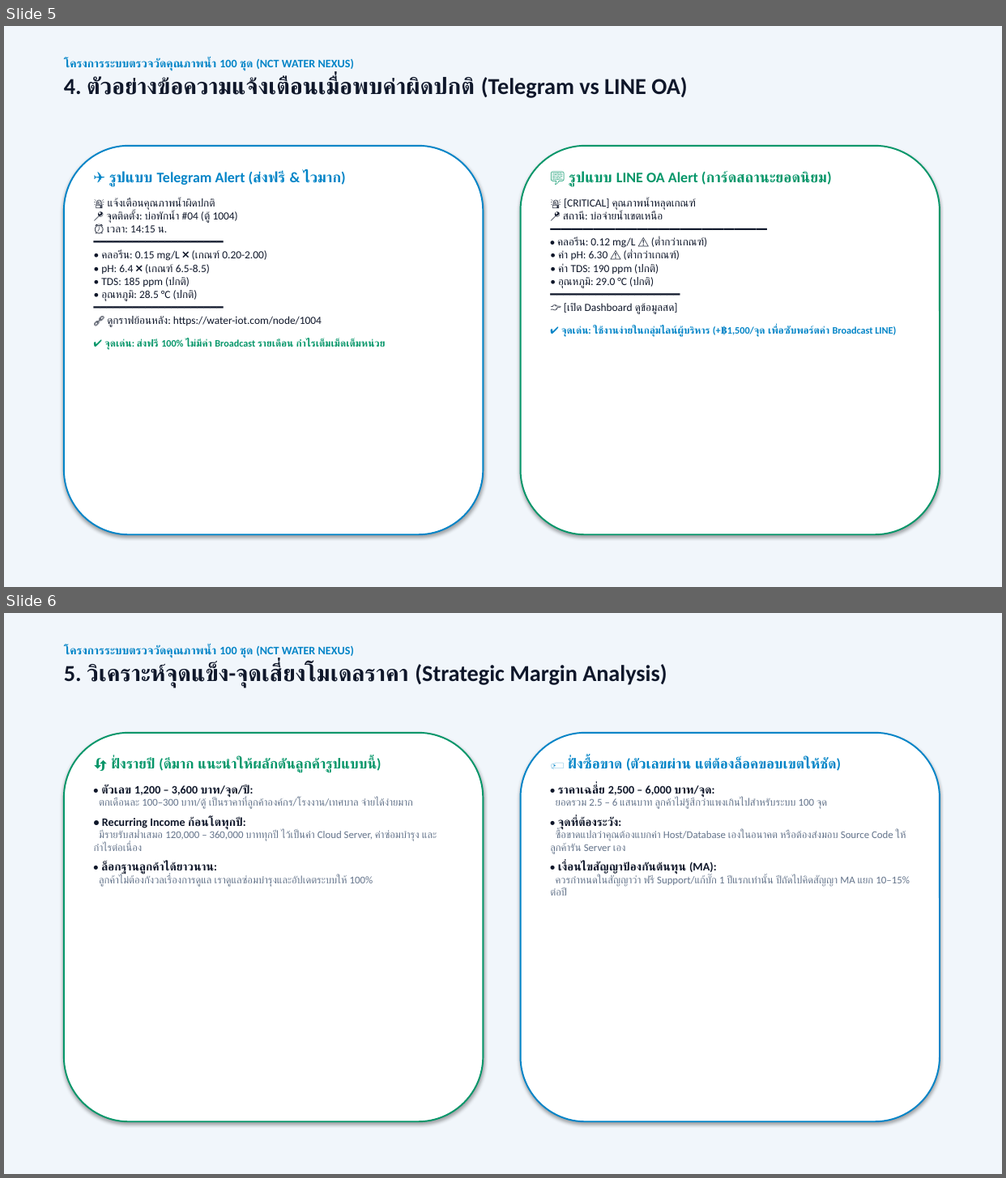
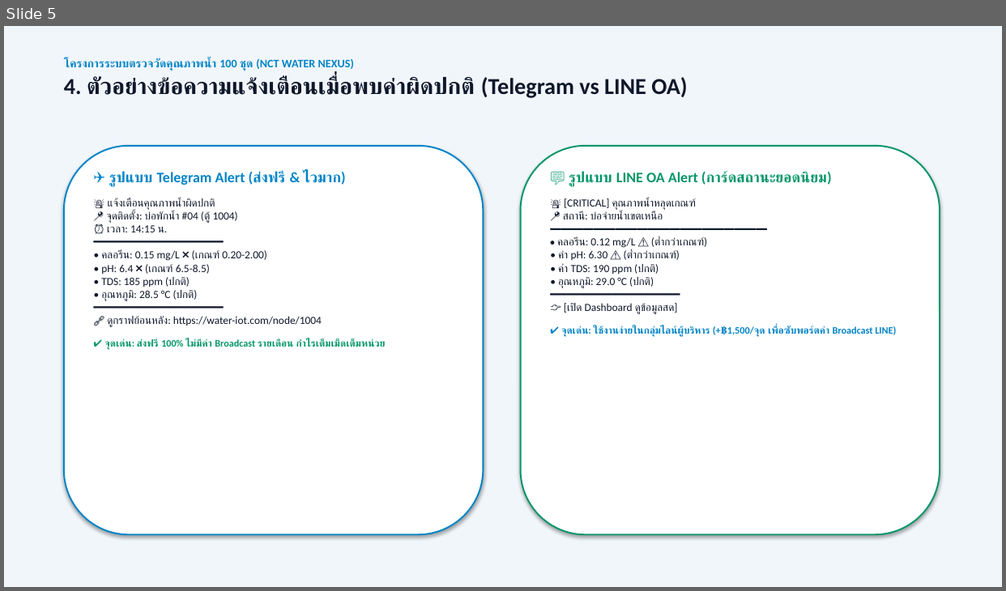
Before and after one commit to WoobWarb/nct-water-nexus, a slide deck: NCT_Water_Nexus_Report_and_Pricing.pptx. Shown one above the other, each under a label of ours: slides 5 and 6 before the commit, slide 5 after it. The pictures are 1006x1178 and 1006x591 pixels, drawn with LibreOffice and Linux fonts; fonts in the diff are those of the drawing. Boxes give left, top, right and bottom in pixels: in the first picture for what was removed or moved away, otherwise in the second. Text is boxed around its words. In the diff, an @@ line names an element or a change of style, - is before the commit and + after.

```diff
--- a/NCT_Water_Nexus_Report_and_Pricing.pptx
+++ b/NCT_Water_Nexus_Report_and_Pricing.pptx
@@ slide 6 removed at box(4, 613, 1002, 1174), background #F1F6FB @@
@@ text removed at box(64, 645, 667, 688) @@
-โครงการระบบตรวจวัดคุณภาพน้ำ 100 ชุด (NCT WATER NEXUS)
-5. วิเคราะห์จุดแข็ง-จุดเสี่ยงโมเดลราคา (Strategic Margin Analysis)
@@ rounded rectangle removed at box(64, 733, 484, 1122) @@
@@ rounded rectangle removed at box(521, 733, 940, 1122) @@
@@ text removed at box(94, 758, 420, 887) @@
-🔄 ฝั่งรายปี (ดีมาก แนะนำให้ผลักดันลูกค้ารูปแบบนี้)
-• ตัวเลข 1,200 – 3,600 บาท/จุด/ปี:
-ตกเดือนละ 100–300 บาท/ตู้ เป็นราคาที่ลูกค้าองค์กร/โรงงาน/เทศบาล จ่ายได้ง่ายมาก
-• Recurring Income ก้อนโตทุกปี:
-มีรายรับสม่ำเสมอ 120,000 – 360,000 บาททุกปี ไว้เป็นค่า Cloud Server, ค่าซ่อมบำรุง และกำไรต่อเนื่อง
-• ล็อกฐานลูกค้าได้ยาวนาน:
-ลูกค้าไม่ต้องกังวลเรื่องการดูแล เราดูแลซ่อมบำรุงและอัปเดตระบบให้ 100%
@@ text removed at box(550, 758, 909, 896) @@
-🏷️ ฝั่งซื้อขาด (ตัวเลขผ่าน แต่ต้องล็อคขอบเขตให้ชัด)
-• ราคาเฉลี่ย 2,500 – 6,000 บาท/จุด:
-ยอดรวม 2.5 – 6 แสนบาท ลูกค้าไม่รู้สึกว่าแพงเกินไปสำหรับระบบ 100 จุด
-• จุดที่ต้องระวัง:
-ซื้อขาดแปลว่าคุณต้องแบกค่า Host/Database เองในอนาคต หรือต้องส่งมอบ Source Code ให้ลูกค้ารัน Server เอง
-• เงื่อนไขสัญญาป้องกันต้นทุน (MA):
-ควรกำหนดในสัญญาว่า ฟรี Support/แก้บั๊ก 1 ปีแรกเท่านั้น ปีถัดไปคิดสัญญา MA แยก 10–15% ต่อปี
```
Also in this commit, not shown: 2 slides added, 1 other slide removed, 7 other files.
